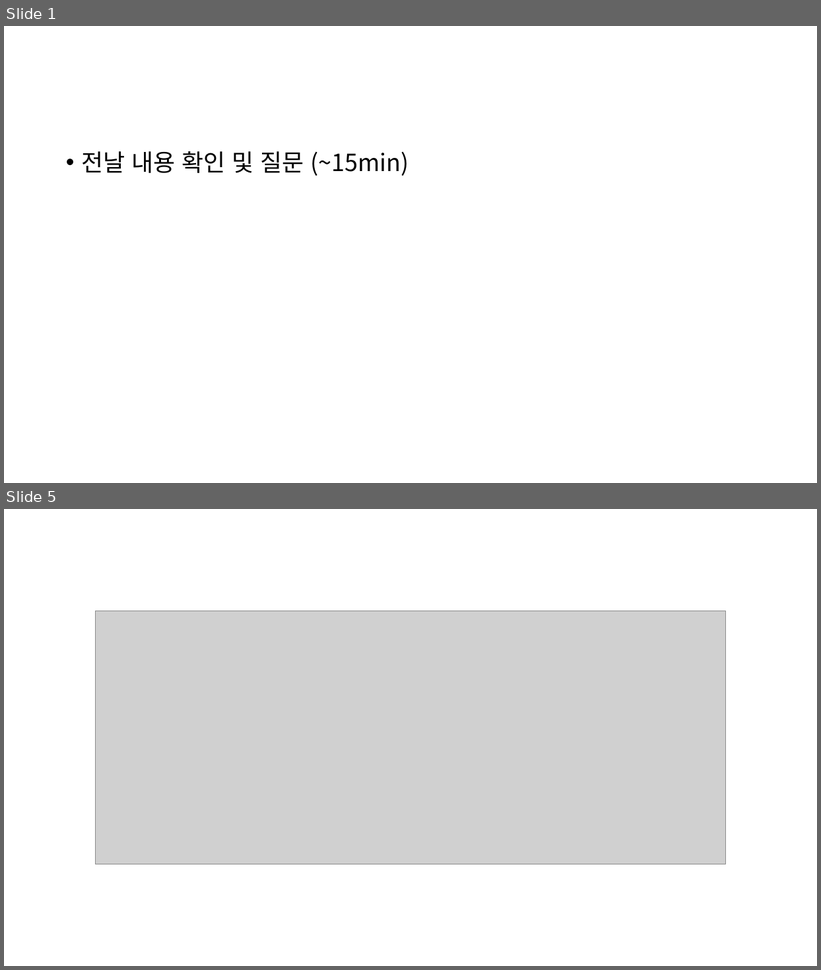
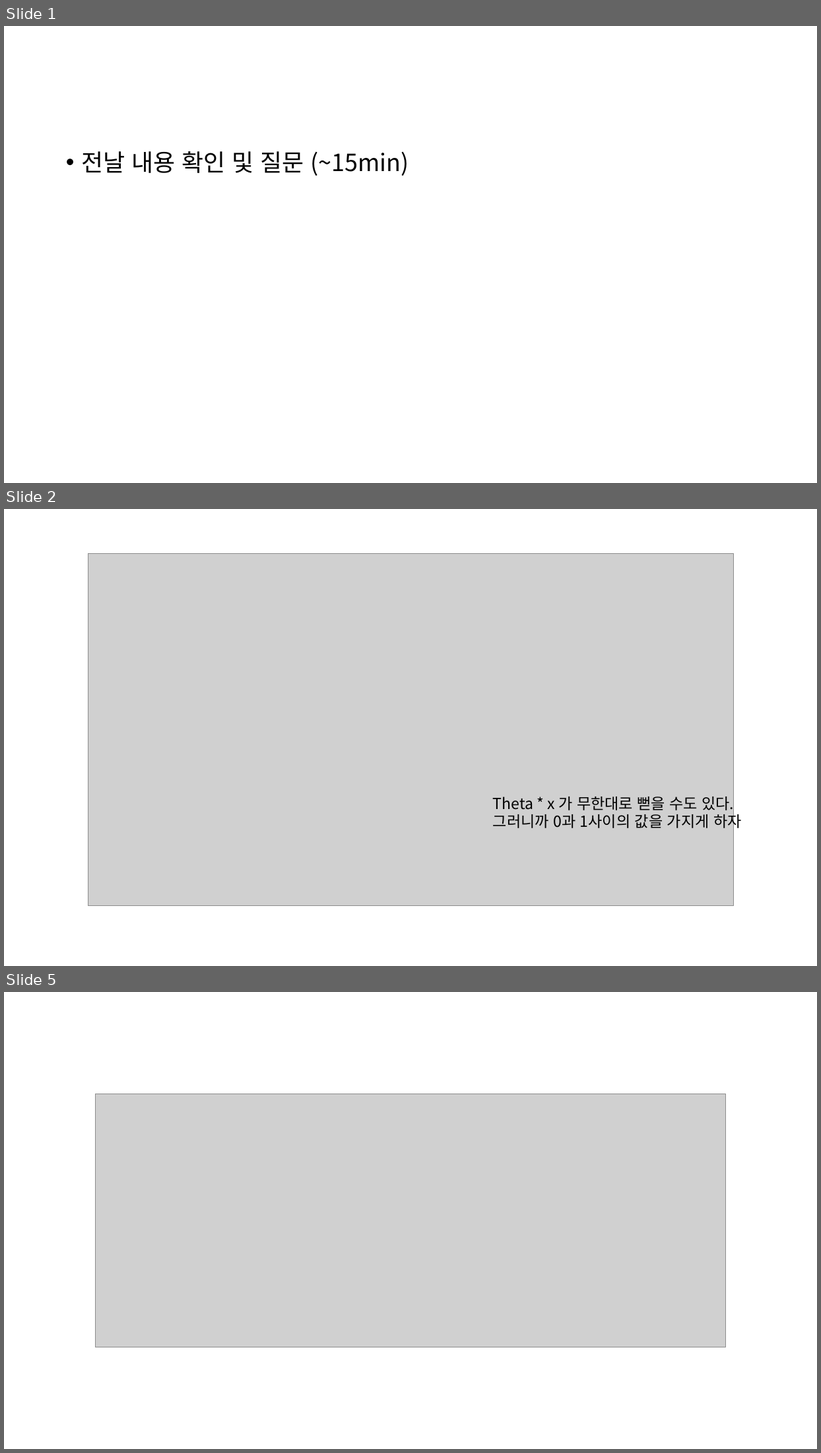
Before and after one commit to nayoung511/yeardream-DS, a slide deck: 기계학습/기계학습2일차/230808_summary.pptx. Shown one above the other, each under a label of ours: slides 1 and 5 before the commit, slides 1, 2 and 5 after it; the slides between them are not shown. The pictures are 821x970 and 821x1453 pixels, drawn with LibreOffice and Linux fonts; fonts in the diff are those of the drawing; grey boxes stand for pictures. Boxes give left, top, right and bottom in pixels: in the first picture for what was removed or moved away, otherwise in the second. Text is boxed around its words. In the diff, an @@ line names an element or a change of style, - is before the commit and + after.

```diff
--- a/기계학습/기계학습2일차/230808_summary.pptx
+++ b/기계학습/기계학습2일차/230808_summary.pptx
@@ slide 2 added at [4,509,817,966], background #FFFFFF @@
@@ picture added at [88,553,733,906] @@
@@ text added at [493,793,742,831], 18 pt, text #000000 @@
+Theta * x 가 무한대로 뻗을 수도 있다.
+그러니까 0과 1사이의 값을 가지게 하자
```
Also in this commit, not shown: 3 other slides added, 4 slides removed, 2 other files.
